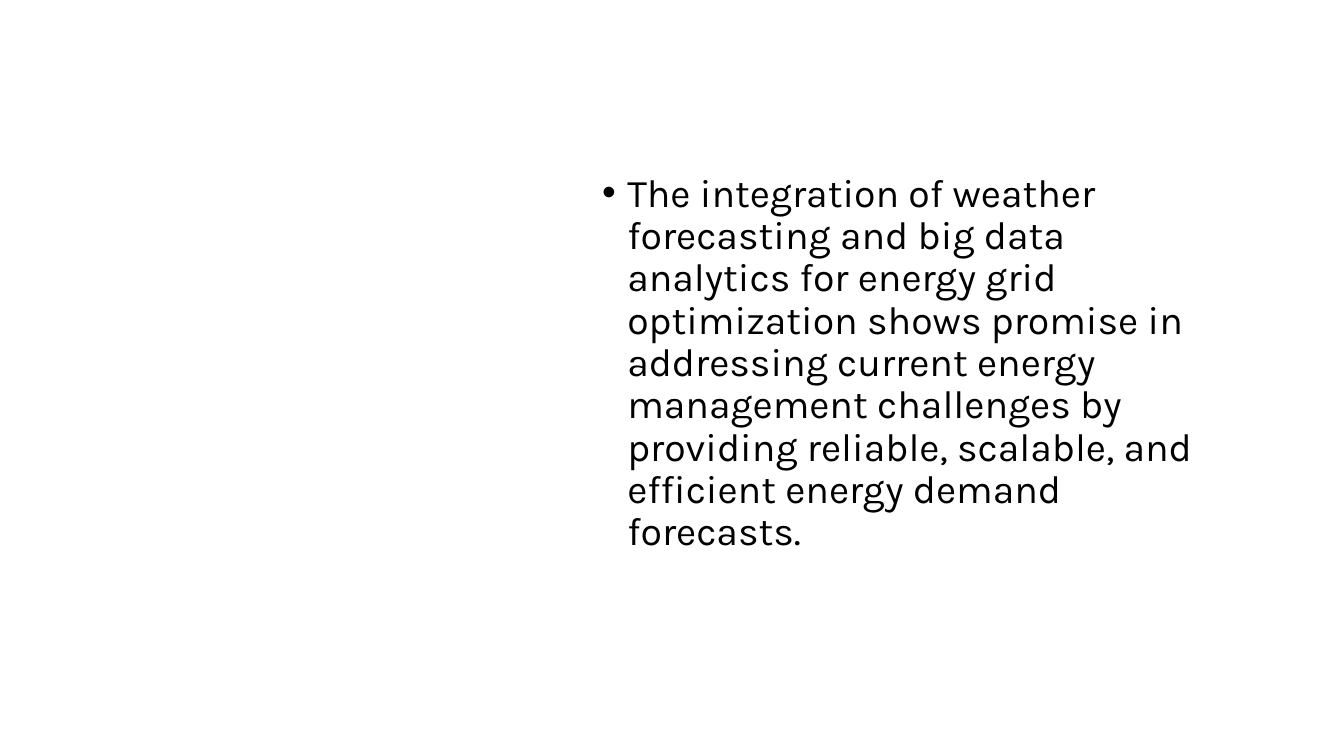
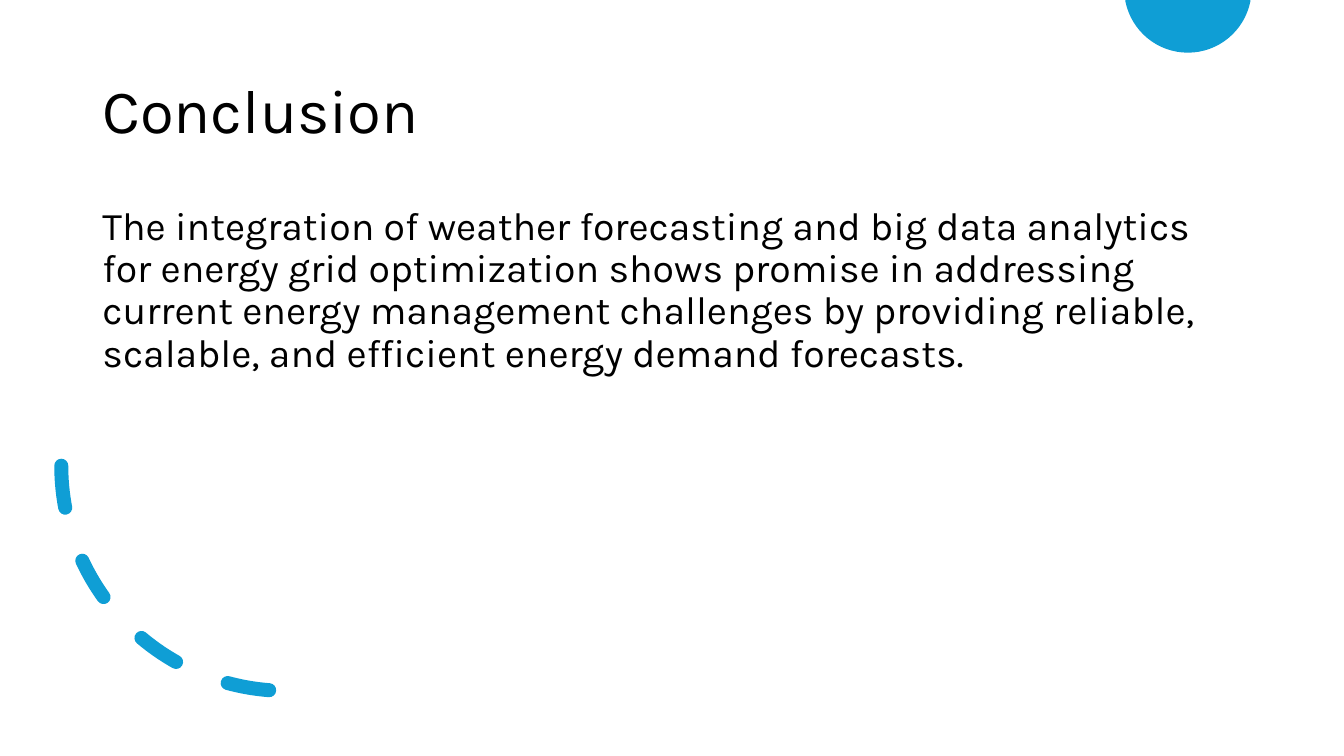
Before and after one commit to cksinghnet/Weather-Based-Grid-Optimization, a slide deck: slide 18 of DataEnggFinalProjectPPT.pptx (slide 25 before the commit). Drawn at 1344x756 pixels with LibreOffice and Linux fonts; fonts in the diff are those of the drawing. Boxes give left, top, right and bottom in pixels: in the first picture for what was removed or moved away, otherwise in the second. Text is boxed around its words. In the diff, an @@ line names an element or a change of style, - is before the commit and + after.

```diff
--- a/DataEnggFinalProjectPPT.pptx
+++ b/DataEnggFinalProjectPPT.pptx
@@ freeform shape added at [1125,0,1250,52], fill #0F9ED5 @@
@@ title added at [102,90,418,134], 44 pt, text #000000 @@
+Conclusion
@@ text "The integration of weather forecasting ...": place and size @@
-text "The integration of weather forecasting ..." at [627,180,1192,546]
+text "The integration of weather forecasting ..." at [102,213,1194,377]
@@ text "The integration of weather forecasting ..." at [102,213,1194,377]: bullet • to none @@
@@ arc (boxed as its full ellipse) added at [62,241,512,692], outline #0F9ED5 10 pt dashed @@
```
Also in this commit, not shown: 6 other slides changed, 5 slides added, 12 slides removed.
